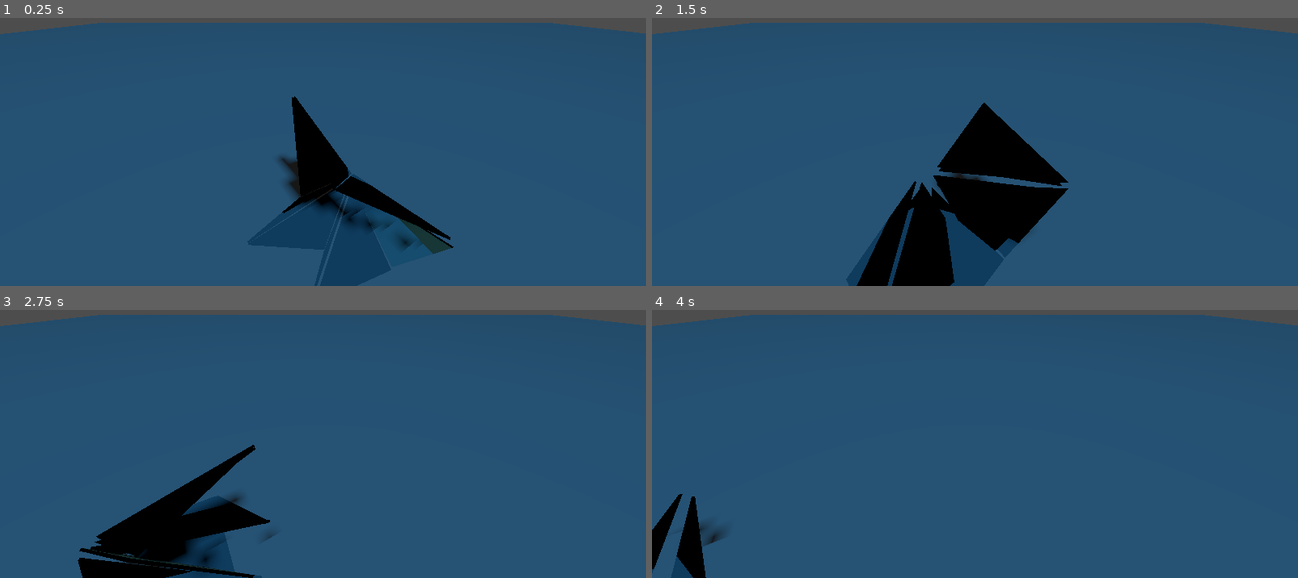
Above: before the commit, frames 1-4 (two rows, left to right).
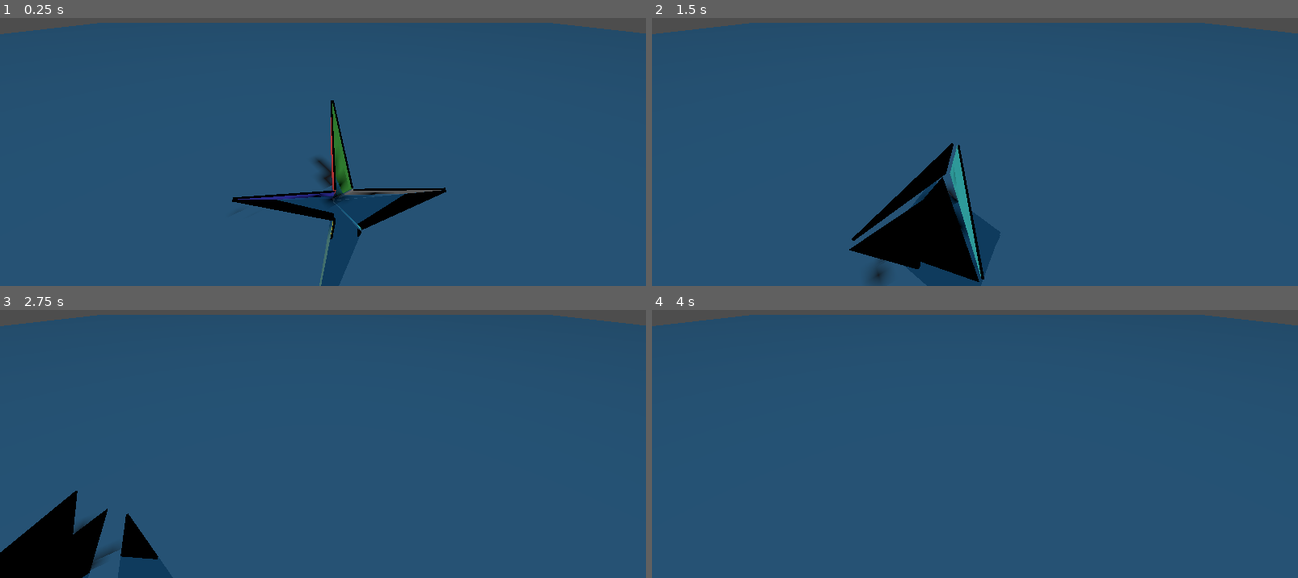
Above: after the commit, the same moments.

Repository: q-qo-o/origami_robot
Game: Godot game, scene res://scenes/ocean.tscn
The game is run twice, just before and just after one commit, with the same random seed, the same clock (stepped at 60 frames per second) and the same inputs.
Inputs (mouse positions are in pixels of both pictures, inside the frame that each line leads up to):
- Up to frame 1 (0.25 s): no input
- Up to frame 2 (1.5 s): move the mouse to (1117, 87) at 0.52 s; hold Shift 0.53-1.25 s; click (1117, 87) at 0.67 s; drag from (845, 122) to (942, 176) at 1.27 s
- Up to frame 3 (2.75 s): move the mouse to (387, 318) at 2.02 s; hold Shift from 2.03 s (still down); click (387, 318) at 2.17 s
- Up to frame 4 (4 s): release Shift at 2.75 s; drag from (942, 468) to (781, 342) at 2.77 s; move the mouse to (1168, 452) at 3.52 s; hold Shift from 3.53 s (still down); click (1168, 452) at 3.67 s

The runs differ from the first frame. In frame 1, 5.4% of the frame differs, in the area x 35-71%, y 29-100%; in frame 2, 9.0%, in the area x 30-65%, y 31-100%; in frame 3, 8.8%; in frame 4, 1.4%.

Commit message:
隔离 face 之间的碰撞，仅保留关节约束
- 为全部 8 个 face 设置 collision_layer = 1, collision_mask = 2
  使它们不再互相检测碰撞，仅由 HingeJoint3D 约束相对运动
- 关节已设置 exclude_nodes_from_collision = true（双重保险）
- 保留与层 2 物体的碰撞能力（未来地面/障碍物可放层 2）

Diff:
--- a/scenes/ocean.tscn
+++ b/scenes/ocean.tscn
@@ -27,4 +27,4 @@
 mesh = SubResource("water_mesh")
 
 [node name="origami_robot" parent="." unique_id=347729094 instance=ExtResource("1_7i2eo")]
-transform = Transform3D(1, 0, 0, 0, -4.371138e-08, 0.9999998, 0, -0.9999998, -4.371138e-08, 0, 0, 0)
+transform = Transform3D(1, 0, 0, 0, -4.371138e-08, 0.9999998, 0, -0.9999998, -4.371138e-08, 0, 0.29506707, 0)
--- a/scenes/origami_robot.tscn
+++ b/scenes/origami_robot.tscn
@@ -163,6 +163,8 @@
 water_angular_drag = 1.5
 transform = Transform3D(-4.371139e-08, -1, -9.248904e-06, 1, -4.371139e-08, -4.042824e-13, 0, -9.248904e-06, 1, 0.16142395, 0.009999908, 1.585505e-06)
 mass = 1.325
+collision_layer = 1
+collision_mask = 2
 center_of_mass_mode = 1
 center_of_mass = Vector3(0.16666667, 0.17642857, -0.16666667)
 
@@ -180,6 +182,8 @@
 water_angular_drag = 1.5
 transform = Transform3D(-9.254613e-06, -1, 1.7484555e-07, 1, -9.254613e-06, 8.0906397e-13, 8.0906397e-13, 1.7484555e-07, 1, 0.08571429, 0.010000792, 3.8184754e-18)
 mass = 1.325
+collision_layer = 1
+collision_mask = 2
 center_of_mass_mode = 1
 center_of_mass = Vector3(0.16666667, 0.09071428, -0.16666667)
 
@@ -197,6 +201,8 @@
 water_angular_drag = 1.5
 transform = Transform3D(-1, -8.083262e-13, -9.210902e-06, 3.0835635e-15, -1, 8.742278e-08, -9.210902e-06, 8.742278e-08, 1, -0.020004625, 0.26714277, -9.249942e-08)
 mass = 1.325
+collision_layer = 1
+collision_mask = 2
 center_of_mass_mode = 1
 center_of_mass = Vector3(0.16666667, 0.26214287, -0.16666667)
 
@@ -214,6 +220,8 @@
 water_angular_drag = 1.5
 transform = Transform3D(9.254613e-06, 1, -9.2491055e-06, -1, 9.254613e-06, -4.2799642e-11, 4.2797252e-11, 9.2491055e-06, 1, -0.5342903, -0.010004849, -4.8490892e-06)
 mass = 1.325
+collision_layer = 1
+collision_mask = 2
 center_of_mass_mode = 1
 center_of_mass = Vector3(0.16666667, 0.51928574, -0.16666667)
 
@@ -231,6 +239,8 @@
 water_angular_drag = 1.5
 transform = Transform3D(-4.371139e-08, 1, -7.7545866e-17, -1, -4.371139e-08, 3.3896375e-24, 0, 7.7545866e-17, 1, -0.43857142, -0.01, 1.8561552e-16)
 mass = 1.325
+collision_layer = 1
+collision_mask = 2
 center_of_mass_mode = 1
 center_of_mass = Vector3(0.16666667, 0.43357143, -0.16666667)
 
@@ -248,6 +258,8 @@
 water_angular_drag = 1.5
 transform = Transform3D(1, -1.6097467e-16, -1.110223e-16, 1.6097467e-16, 1, -1.811248e-15, 1.110223e-16, 1.811248e-15, 1, 8.881784e-17, -0.35285714, 2.0188819e-16)
 mass = 1.325
+collision_layer = 1
+collision_mask = 2
 center_of_mass_mode = 1
 center_of_mass = Vector3(0.16666667, 0.34785715, -0.16666667)
 
@@ -265,6 +277,8 @@
 water_angular_drag = 1.5
 transform = Transform3D(-1, -8.0860416e-13, -9.210902e-06, 3.3615106e-15, -1, 8.742278e-08, -9.210902e-06, 8.742278e-08, 1, -0.020004625, 0.5999999, -9.248519e-08)
 mass = 1.325
+collision_layer = 1
+collision_mask = 2
 center_of_mass_mode = 1
 center_of_mass = Vector3(0.16666667, 0.605, -0.16666667)
 
@@ -281,6 +295,8 @@
 water_drag = 1.5
 water_angular_drag = 1.5
 mass = 1.325
+collision_layer = 1
+collision_mask = 2
 center_of_mass_mode = 1
 center_of_mass = Vector3(0.16666667, 0.005, -0.16666667)
 
